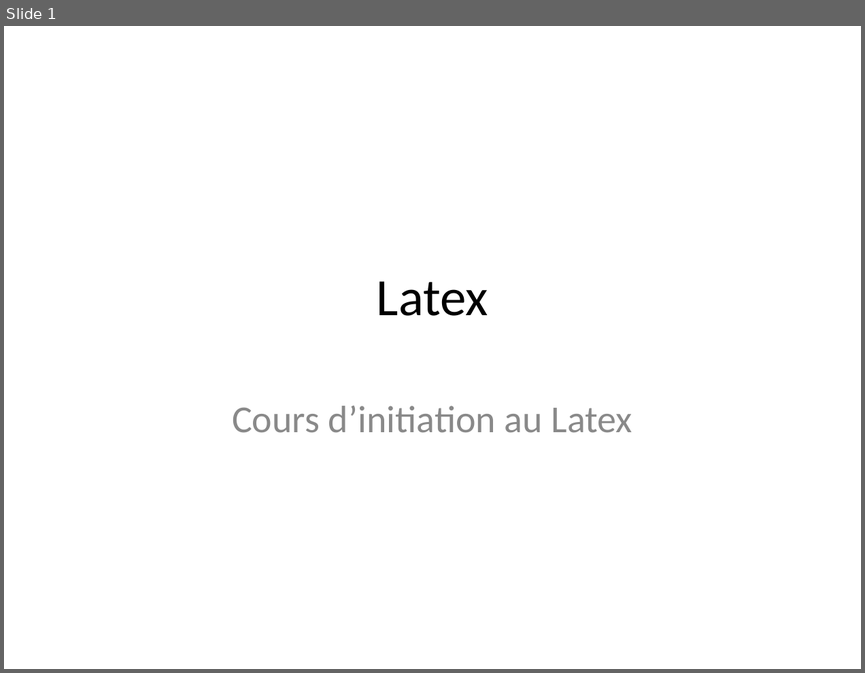
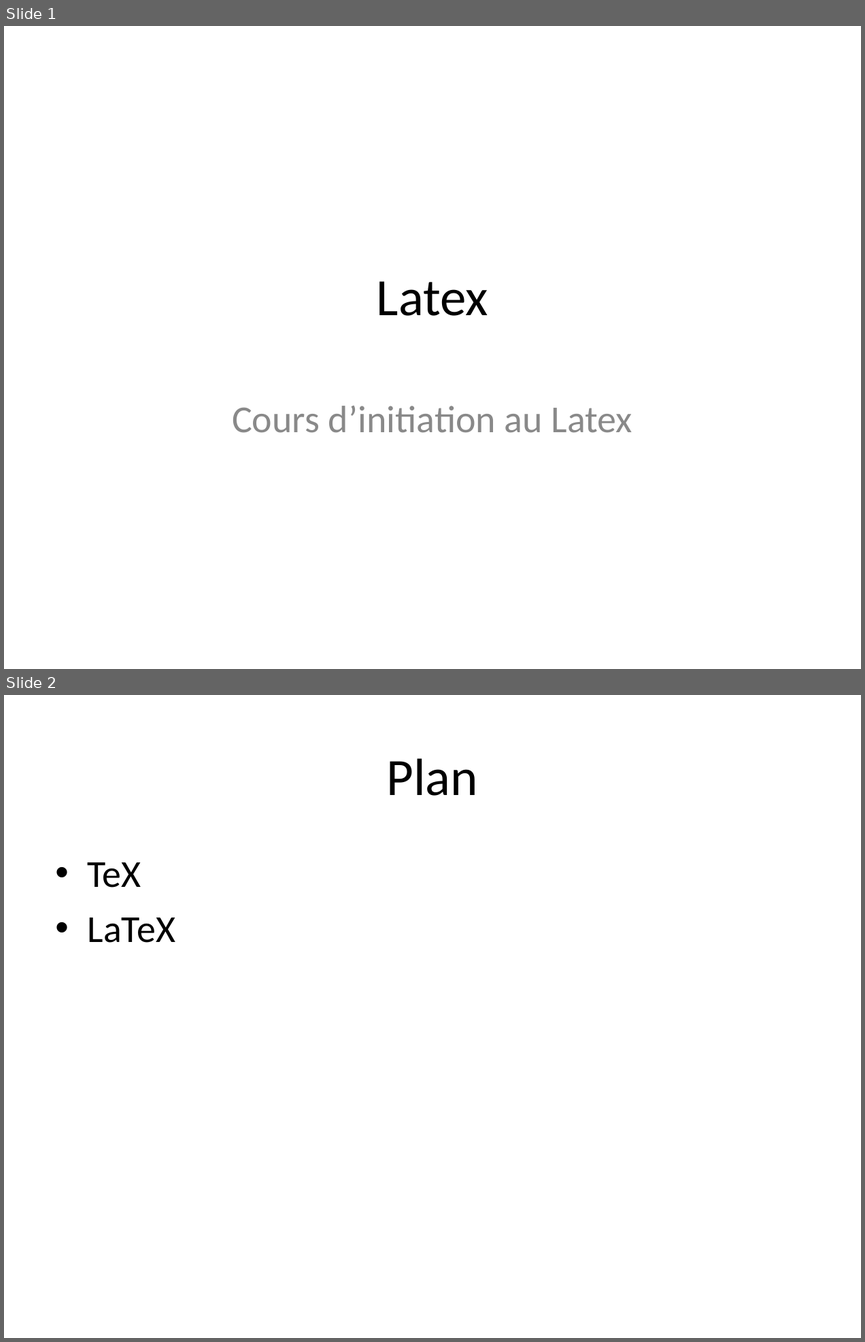
Before and after one commit to MC-Course/LaTeX, a slide deck: Cours 1/Latex.ppt. Shown one above the other, each under a label of ours: slide 1 before the commit, slides 1 and 2 after it. The pictures are 865x673 and 865x1342 pixels, drawn with LibreOffice and Linux fonts; fonts in the diff are those of the drawing. Boxes give left, top, right and bottom in pixels: in the first picture for what was removed or moved away, otherwise in the second. Text is boxed around its words. In the diff, an @@ line names an element or a change of style, - is before the commit and + after.

```diff
--- a/Cours 1/Latex.ppt
+++ b/Cours 1/Latex.ppt
@@ slide 2 added at (4, 695, 861, 1338), background #FFFFFF @@
@@ title added at (387, 758, 479, 796), 44 pt, text #000000 @@
+Plan
@@ text added at (88, 862, 176, 943), 32 pt, text #000000 @@
+• TeX
+• LaTeX
```
Also in this commit, not shown: 8 other slides added, 1 slide removed, 8 other files.
